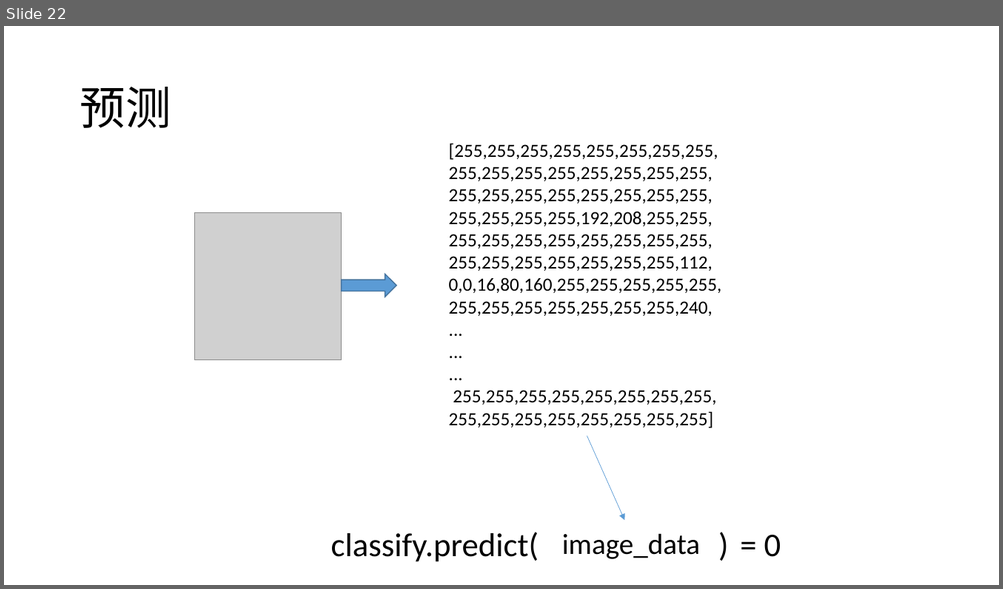
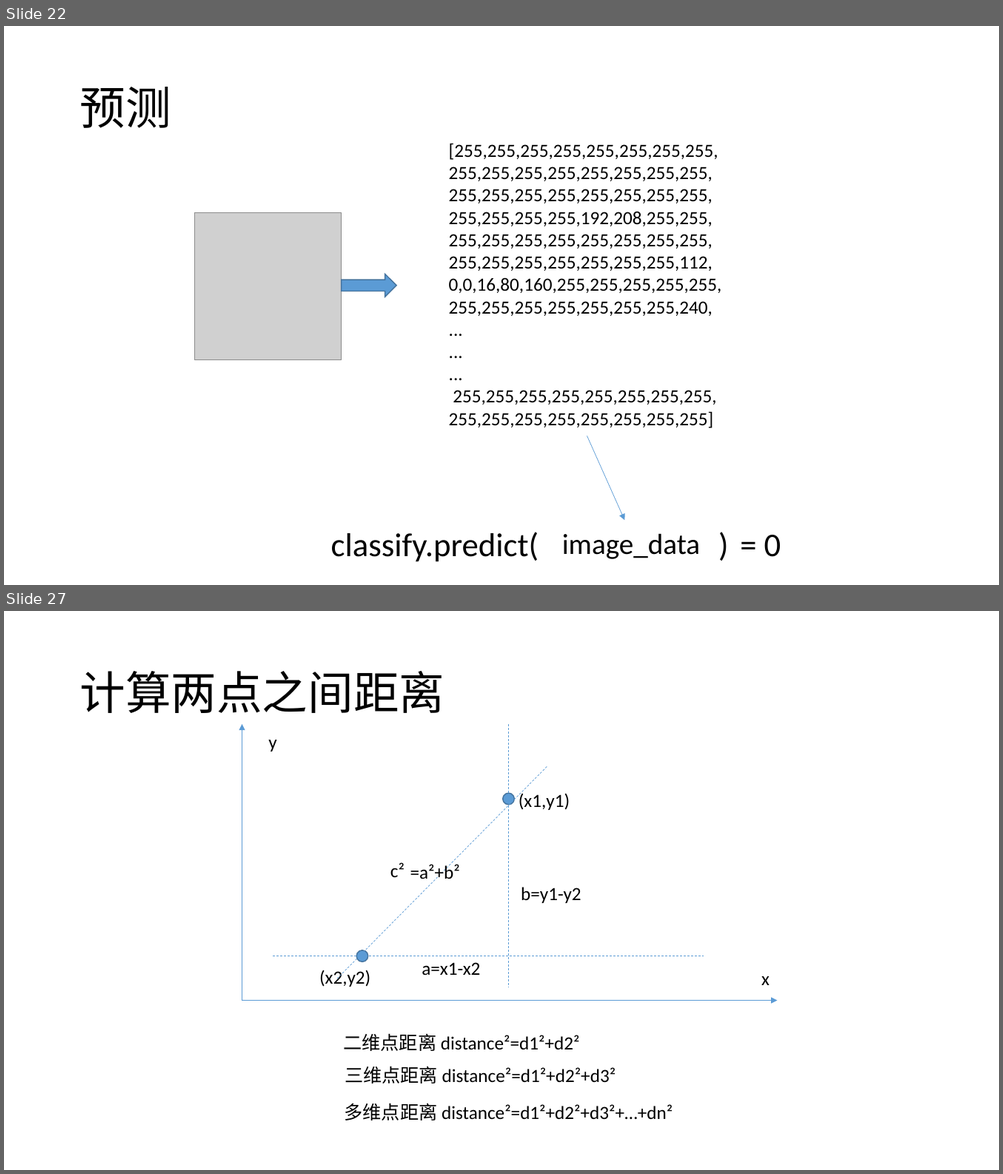
Before and after one commit to plter/HandwriteRecognizerCourse, a slide deck: 机器学习之手写识别.pptx. Shown one above the other, each under a label of ours: slide 22 before the commit, slides 22 and 27 after it; the slides between them are not shown. The pictures are 1003x589 and 1003x1174 pixels, drawn with LibreOffice and Linux fonts; fonts in the diff are those of the drawing; grey boxes stand for pictures. Boxes give left, top, right and bottom in pixels: in the first picture for what was removed or moved away, otherwise in the second. Text is boxed around its words. In the diff, an @@ line names an element or a change of style, - is before the commit and + after.

```diff
--- a/机器学习之手写识别.pptx
+++ b/机器学习之手写识别.pptx
@@ slide 27 added at [4,611,999,1170], background #FFFFFF @@
@@ title added at [79,671,444,713], 44 pt, text #000000 @@
+计算两点之间距离
@@ arrow added from (242, 1000) to (242, 724), #5B9BD5 0.5 pt @@
@@ text added at [268,740,276,752], 18 pt, text #000000 @@
+y
@@ line added from (509, 724) to (509, 987), #5B9BD5 0.5 pt dashed @@
@@ line added from (338, 979) to (547, 767), #5B9BD5 0.5 pt dashed @@
@@ ellipse added at [503,793,515,805], fill #5B9BD5, outline #43739E 1 pt @@
@@ text added at [518,793,569,810], 18 pt, text #000000 @@
+(x1,y1)
@@ text added at [390,863,404,877], 18 pt, text #000000 @@
+c²
@@ text added at [410,864,460,883], 18 pt, text #000000 @@
+=a²+b²
@@ text added at [521,887,581,903], 18 pt, text #000000 @@
+b=y1-y2
@@ line added from (273, 957) to (704, 957), #5B9BD5 0.5 pt dashed @@
@@ ellipse added at [356,951,368,963], fill #5B9BD5, outline #43739E 1 pt @@
@@ text added at [421,963,480,975], 18 pt, text #000000 @@
+a=x1-x2
@@ text added at [319,969,370,987], 18 pt, text #000000 @@
+(x2,y2)
@@ text added at [761,977,769,985], 18 pt, text #000000 @@
+x
@@ arrow added from (242, 1000) to (777, 1000), #5B9BD5 0.5 pt @@
@@ text added at [343,1034,580,1051], 18 pt, text #000000 @@
+二维点距离 distance²=d1²+d2²
@@ text added at [344,1066,616,1084], 18 pt, text #000000 @@
+三维点距离 distance²=d1²+d2²+d3²
@@ text added at [344,1103,672,1121], 18 pt, text #000000 @@
+多维点距离 distance²=d1²+d2²+d3²+…+dn²
```
Also in this commit, not shown: 5 other slides added, 3 other files.
